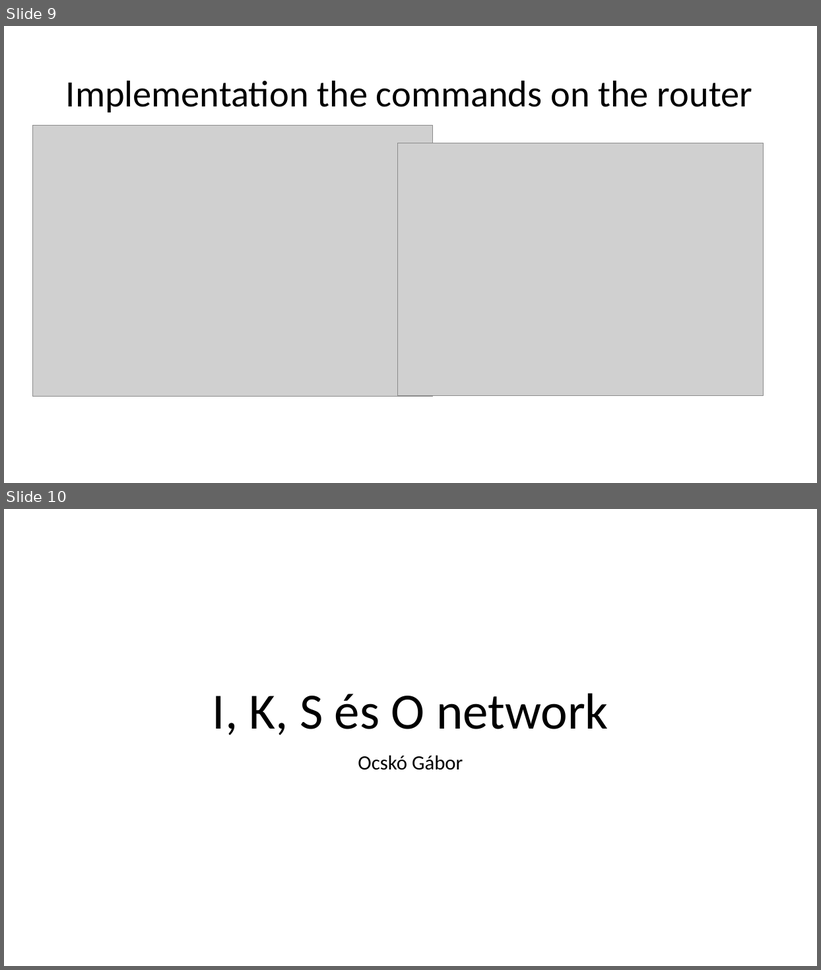
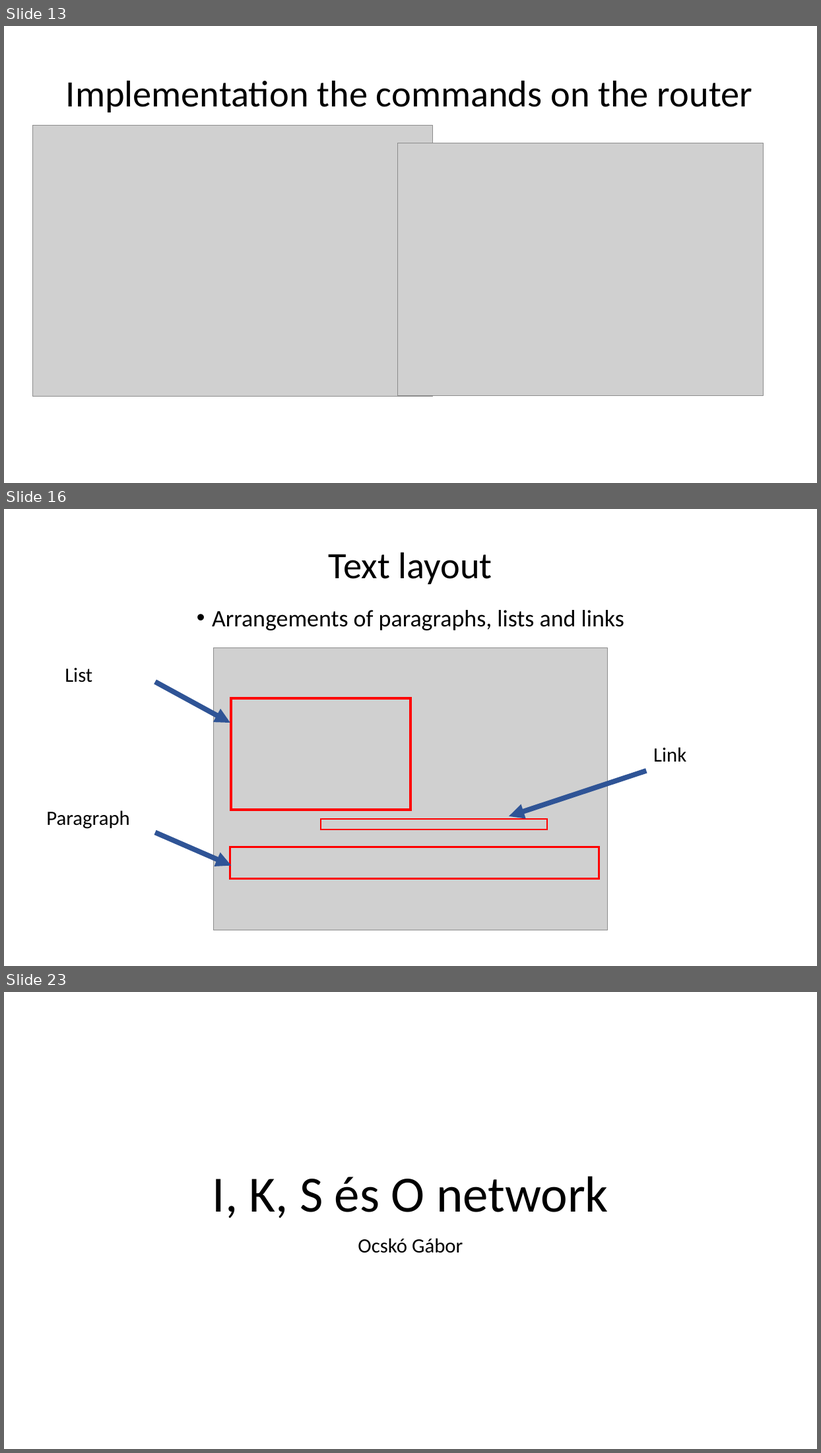
Before and after one commit to I-Izumi/School-project-network, a slide deck: Prezentációk/Projekt_English.pptx. Shown one above the other, each under a label of ours: slides 9 and 10 before the commit, slides 13, 16 and 23 after it; the slides between them are not shown. The pictures are 821x970 and 821x1453 pixels, drawn with LibreOffice and Linux fonts; fonts in the diff are those of the drawing; grey boxes stand for pictures. Boxes give left, top, right and bottom in pixels: in the first picture for what was removed or moved away, otherwise in the second. Text is boxed around its words. In the diff, an @@ line names an element or a change of style, - is before the commit and + after.

```diff
--- a/Prezentációk/Projekt_English.pptx
+++ b/Prezentációk/Projekt_English.pptx
@@ slide 16 added at [4, 509, 817, 966], background #FFFFFF @@
@@ title added at [329, 552, 492, 584], 44 pt, text #000000 @@
+Text layout
@@ text added at [212, 610, 624, 630], 28 pt, text #000000 @@
+• Arrangements of paragraphs, lists and links
@@ picture added at [214, 648, 608, 931] @@
@@ text added at [65, 668, 92, 683], 24 pt, text #000000 @@
+List
@@ arrow added from (155, 682) to (230, 723), #2F5496 6 pt @@
@@ rectangle added at [232, 698, 411, 810], outline #FF0000 3 pt @@
@@ text added at [653, 747, 686, 762], 24 pt, text #000000 @@
+Link
@@ arrow added from (646, 770) to (509, 817), #2F5496 6 pt @@
@@ text added at [46, 811, 130, 829], 24 pt, text #000000 @@
+Paragraph
@@ rectangle added at [321, 819, 547, 830], outline #FF0000 1.5 pt @@
@@ arrow added from (155, 833) to (232, 866), #2F5496 6 pt @@
@@ rectangle added at [230, 847, 599, 879], outline #FF0000 2.25 pt @@
@@ what was slide 9 is now slide 13 @@
@@ what was slide 10 is now slide 23 @@
```
Also in this commit, not shown: 1 slide changed, 12 other slides added, 1 other file.
